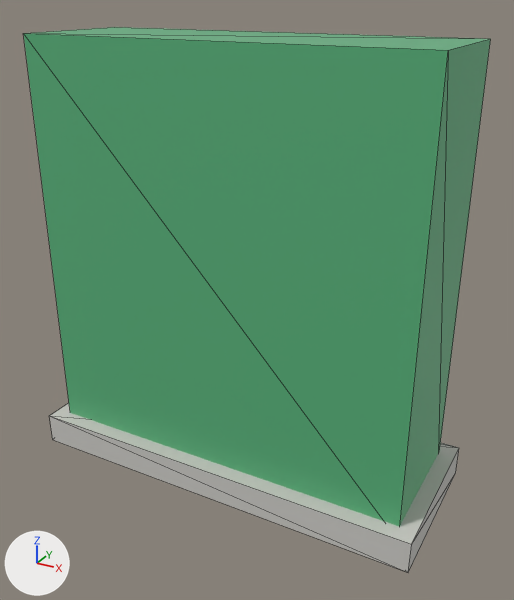
An edit to the glTF model modules/assets/internal/models/street/street.utility.cabinet.glb, drawn before and after from the same camera.
One viewpoint serves both versions: a 50 mm lens placed at (1.005, -1.757, 1.469), pointed at (0.046, -0.013, 0.597). Arrows for +X, +Y and +Z are at lower left; the lights stay in place. The picture after the commit comes second. Mesh edges are drawn as thin lines.

Script lines for the objects in view, before the commit:
```python
mat_concrete = principled_material('concrete')
mat_concrete.base_color = (0.6, 0.59, 0.56)  # light grey #cbcac5
mat_concrete.roughness = 0.9
mat_plastic_green = principled_material('plastic_green')
mat_plastic_green.base_color = (0.1, 0.45, 0.2)  # green #59b37c
mat_plastic_green.roughness = 0.4
me_main__concrete = bpy.data.meshes.new('main__concrete')
me_main__concrete.from_pydata(...)  # a box spanning x -0.65..0.65, y -0.25..0.25, z 0.0..0.1
me_main__concrete.materials.append(mat_concrete)  # light grey #cbcac5
me_main__plastic_green = bpy.data.meshes.new('main__plastic_green')
me_main__plastic_green.from_pydata(...)  # a box spanning x -0.6..0.6, y -0.2..0.2, z 0.05..1.35
me_main__plastic_green.materials.append(mat_plastic_green)  # green #59b37c
ob_main__concrete = bpy.data.objects.new('main__concrete', me_main__concrete)
ob_main__concrete.location = (0.0, 0.0, 0.0)
ob_main__plastic_green = bpy.data.objects.new('main__plastic_green', me_main__plastic_green)
ob_main__plastic_green.location = (0.0, 0.0, 0.0)
```
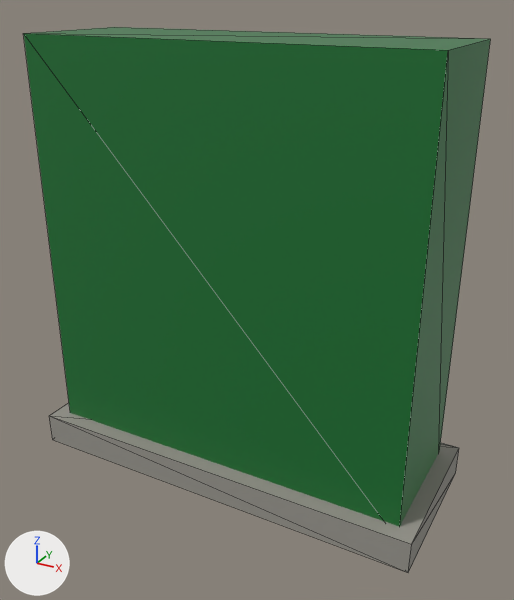
What differs and where, as boxes [x1, y1, x2, y2] in the pictures (514 x 600 px):
```json
{"object": "main__plastic_green", "change": "recoloured", "before": [23, 27, 490, 527], "after": [23, 27, 490, 527], "on screen": "green to dark green"}
{"object": "main__concrete", "change": "recoloured", "before": [49, 403, 459, 572], "after": [49, 403, 459, 572], "on screen": "light grey to grey"}
```

Scene script edits in JSON lines:
```json
{"op": "set", "path": "mat_concrete.base_color", "old": "(0.6, 0.59, 0.56)", "new": "(0.319, 0.307, 0.274)", "note": "light grey #cbcac5 -> grey #99968f"}
{"op": "set", "path": "mat_plastic_green.base_color", "old": "(0.1, 0.45, 0.2)", "new": "(0.01, 0.171, 0.0331)", "note": "green #59b37c -> dark green #197333"}
```
